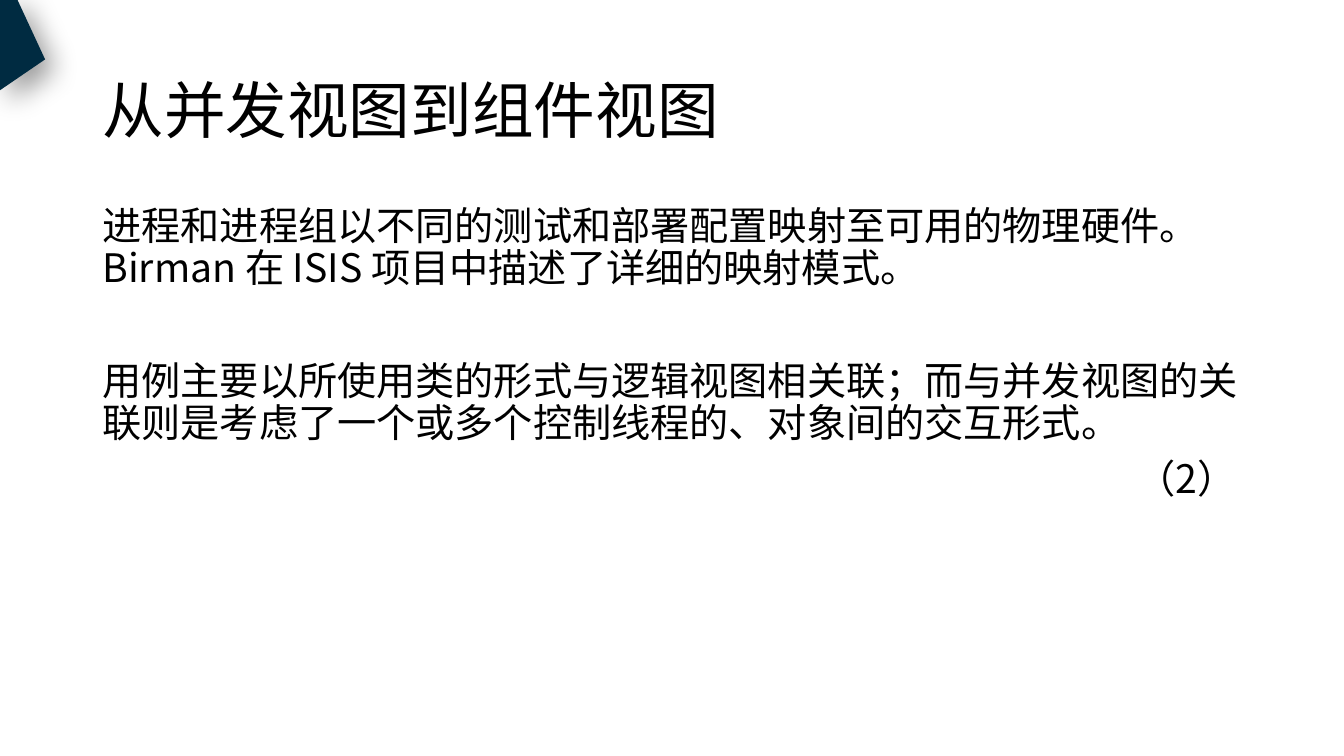
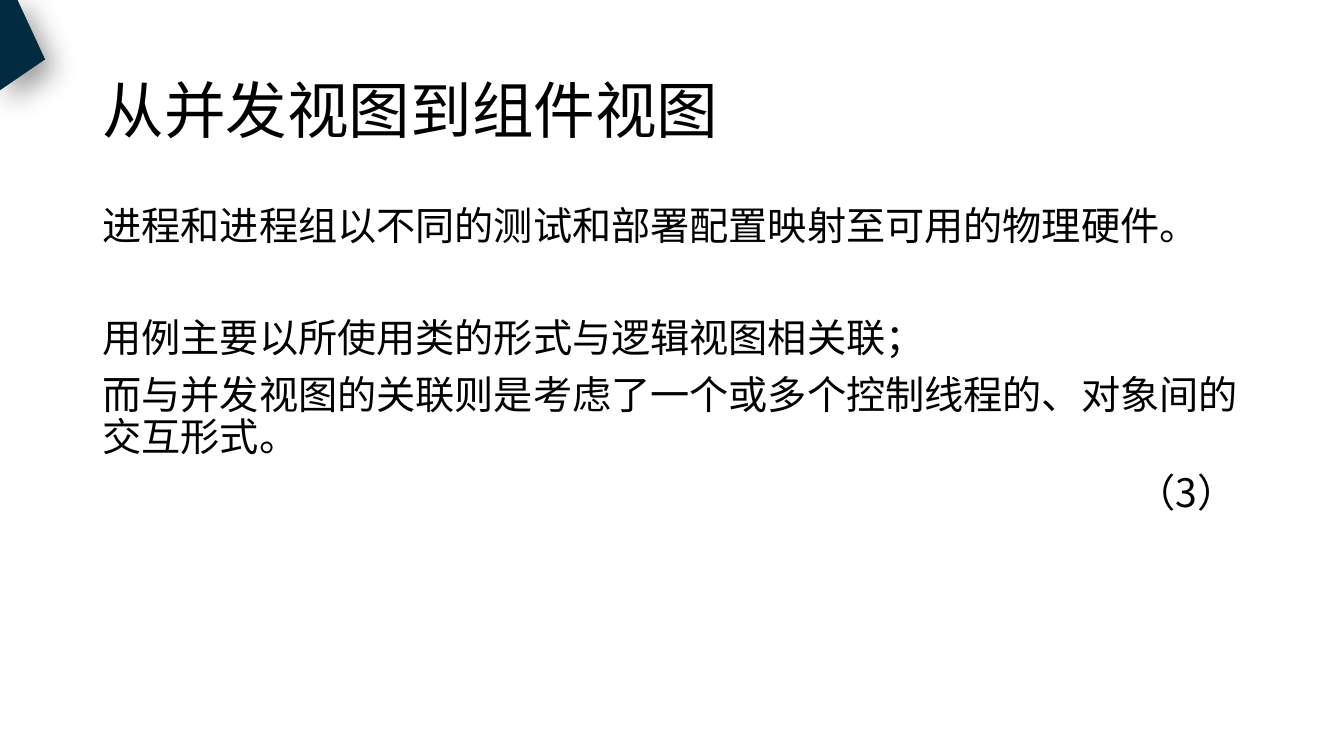
Before and after one commit to PRD2018-G18/PRD2018, a slide deck: slide 49 of 非受控文档/过程文档/UML/UML基础4/UML基础4.pptx (slide 45 before the commit). Drawn at 1344x756 pixels with LibreOffice and Linux fonts; fonts in the diff are those of the drawing. Boxes give left, top, right and bottom in pixels: in the first picture for what was removed or moved away, otherwise in the second. Text is boxed around its words. In the diff, an @@ line names an element or a change of style, - is before the commit and + after.

```diff
--- a/非受控文档/过程文档/UML/UML基础4/UML基础4.pptx
+++ b/非受控文档/过程文档/UML/UML基础4/UML基础4.pptx
@@ text at (x1=102, y1=207, x2=1237, y2=511): text changed @@
-进程和进程组以不同的测试和部署配置映射至可用的物理硬件。Birman 在 ISIS 项目中描述了详细的映射模式。
-用例主要以所使用类的形式与逻辑视图相关联；而与并发视图的关联则是考虑了一个或多个控制线程的、对象间的交互形式。
-（2）
+进程和进程组以不同的测试和部署配置映射至可用的物理硬件。
+用例主要以所使用类的形式与逻辑视图相关联；
+而与并发视图的关联则是考虑了一个或多个控制线程的、对象间的交互形式。
+（3）
```
Also in this commit, not shown: 29 other slides changed, 5 slides added, 14 slides removed, 4 other files.
